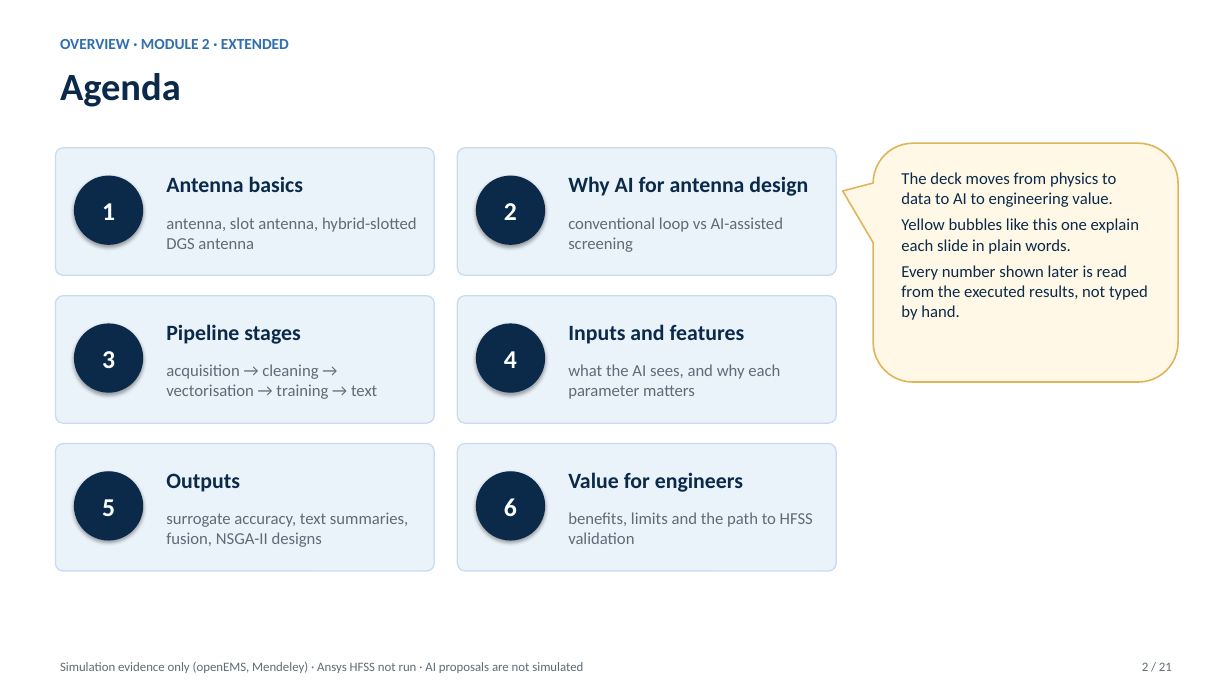
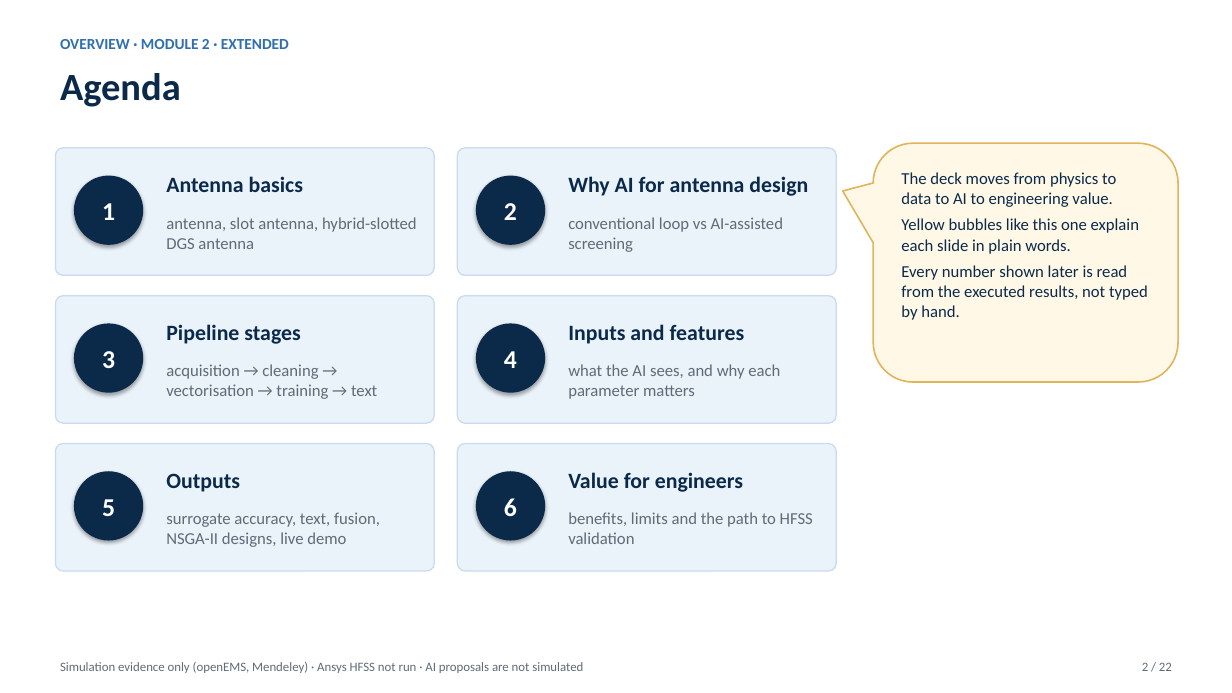
Before and after one commit to rathiabeth-sudo/902---Module-2, a slide deck: slide 2 of presentations/module2_extended_presentation.pptx. Drawn at 1232x693 pixels with LibreOffice and Linux fonts; fonts in the diff are those of the drawing. Boxes give left, top, right and bottom in pixels: in the first picture for what was removed or moved away, otherwise in the second. Text is boxed around its words. In the diff, an @@ line names an element or a change of style, - is before the commit and + after.

```diff
--- a/presentations/module2_extended_presentation.pptx
+++ b/presentations/module2_extended_presentation.pptx
@@ text at box(166, 512, 380, 547): text changed @@
-surrogate accuracy, text summaries, fusion, NSGA-II designs
+surrogate accuracy, text, fusion, NSGA-II designs, live demo
@@ text at box(1142, 662, 1172, 671): text changed @@
-2 / 21
+2 / 22
```
Also in this commit, not shown: 20 other slides changed, 1 slide added, 14 other files.
